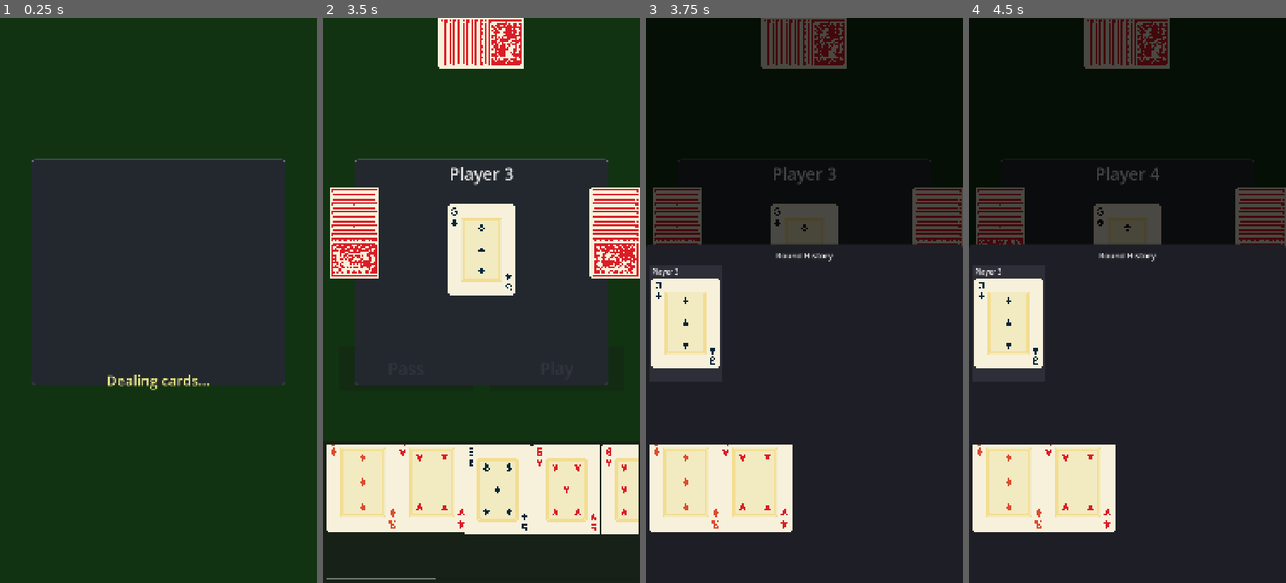
Above: before the commit, frames 1-4 (left to right).
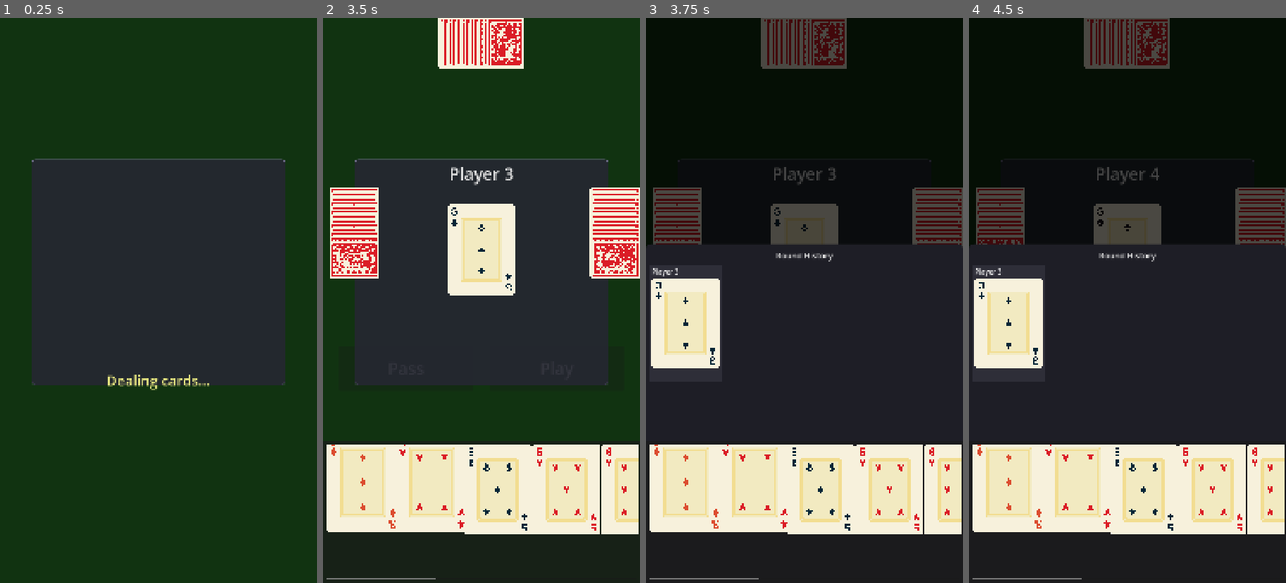
Above: after the commit, the same moments.

Repository: binhrobles/thirteen
Game: Godot game, scene res://scenes/main.tscn
Two runs of this game, one before a commit and one after it. Both use one fixed random seed, a clock stepped at 60 frames per second and the inputs below.
Inputs (mouse positions are in pixels of both pictures, inside the frame that each line leads up to):
- Up to frame 1 (0.25 s): no input
- Up to frame 2 (3.5 s): tap Enter at 0.5, 2 s; move the mouse to (481, 272) at 0.52 s; click (481, 272) at 0.67 s; tap Space at 1.25, 2.75 s; move the mouse to (418, 328) at 1.27 s; click (418, 328) at 1.42 s; move the mouse to (361, 498) at 2.02 s; click (361, 498) at 2.17 s; move the mouse to (427, 498) at 2.77 s; click (427, 498) at 2.92 s
- Up to frame 3 (3.75 s): tap Enter at 3.5 s; move the mouse to (804, 272) at 3.52 s; click (804, 272) at 3.67 s
- Up to frame 4 (4.5 s): tap Space at 4.25 s; move the mouse to (1143, 498) at 4.27 s; click (1143, 498) at 4.42 s

Frames 1-2 are identical in both runs. In frame 3, 8.5% of the frame differs, in the area x 1-100%, y 75-100%; in frame 4, 8.5%.

Commit message:
Set z_index for player hand to render above other elements
Ensures player hand renders above play area and buttons,
preventing visual overlap issues.

Co-Authored-By: Claude Sonnet 4.5 <noreply@anthropic.com>

Diff:
--- a/scripts/player_hand.gd
+++ b/scripts/player_hand.gd
@@ -30,6 +30,7 @@
 	offset_top = 0
 	offset_bottom = 0
 	grow_vertical = Control.GROW_DIRECTION_BEGIN
+	z_index = 5  # Render above play area and buttons
 
 	# Add semi-transparent background
 	var background := ColorRect.new()
